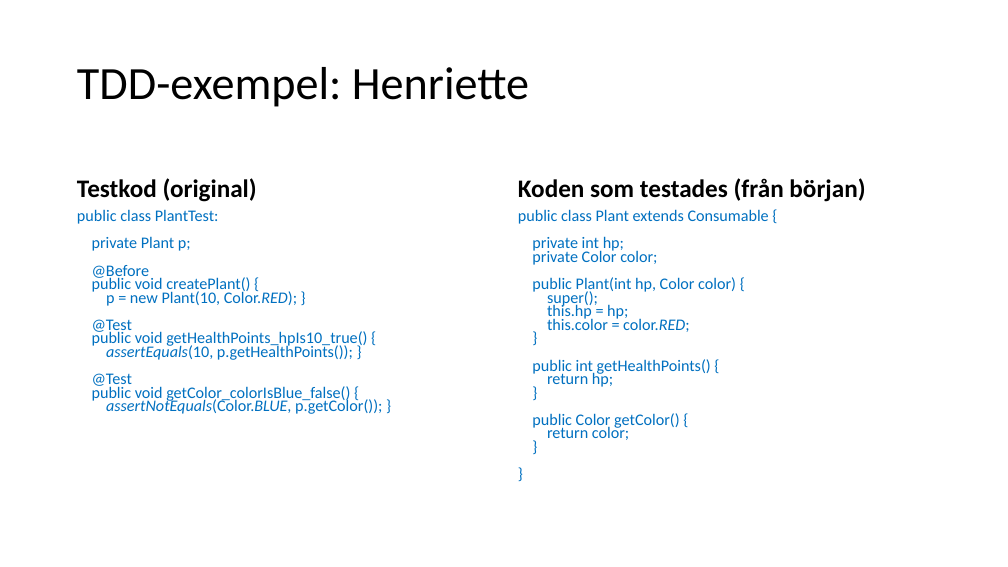
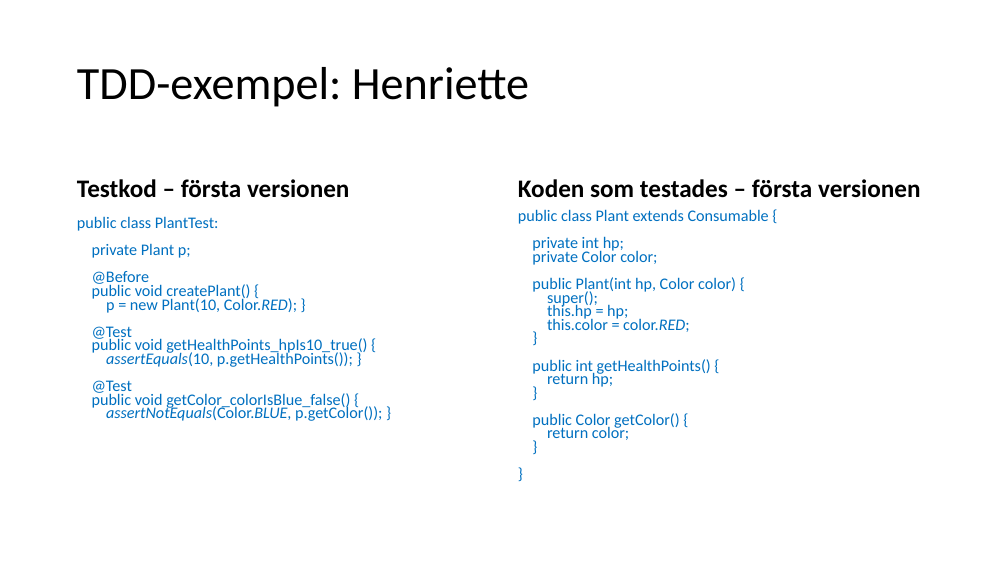
Before and after one commit to hampusidstam/InteGame, a slide deck: slide 15 of docs/Slutredovisning_grp5_v8.pptx. Drawn at 1008x567 pixels with LibreOffice and Linux fonts; fonts in the diff are those of the drawing. Boxes give left, top, right and bottom in pixels: in the first picture for what was removed or moved away, otherwise in the second. Text is boxed around its words. In the diff, an @@ line names an element or a change of style, - is before the commit and + after.

```diff
--- a/docs/Slutredovisning_grp5_v8.pptx
+++ b/docs/Slutredovisning_grp5_v8.pptx
@@ text at bbox=[77, 179, 349, 198]: text changed @@
-Testkod (original)
+Testkod – första versionen
@@ text at bbox=[518, 179, 920, 198]: text changed @@
-Koden som testades (från början)
+Koden som testades – första versionen
@@ text "public class PlantTest: private Plant ...": place and size @@
-text "public class PlantTest: private Plant ..." at bbox=[77, 209, 382, 414]
+text "public class PlantTest: private Plant ..." at bbox=[77, 216, 382, 421]
```
Also in this commit, not shown: 19 other slides changed, 2 slides added, 5 slides removed.
